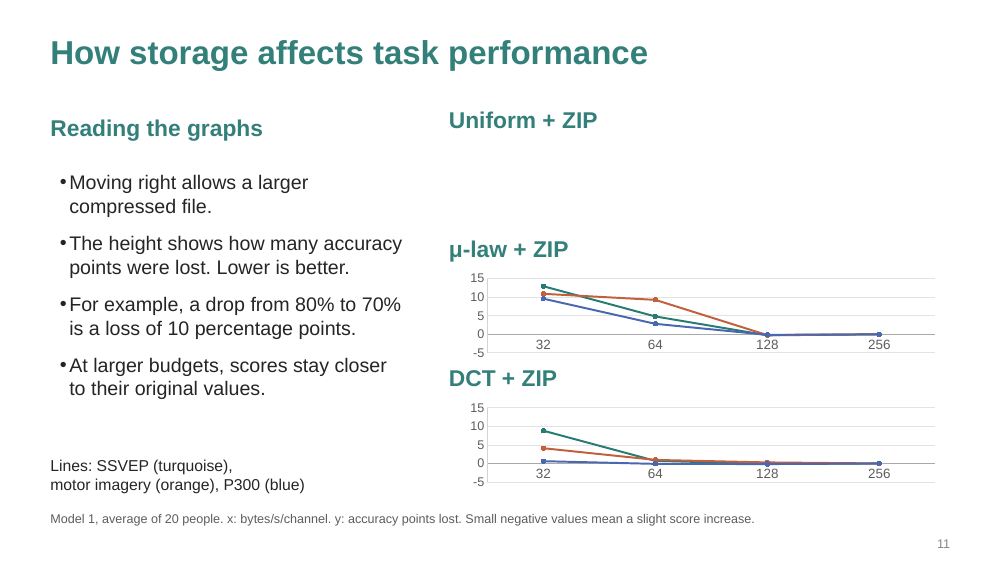
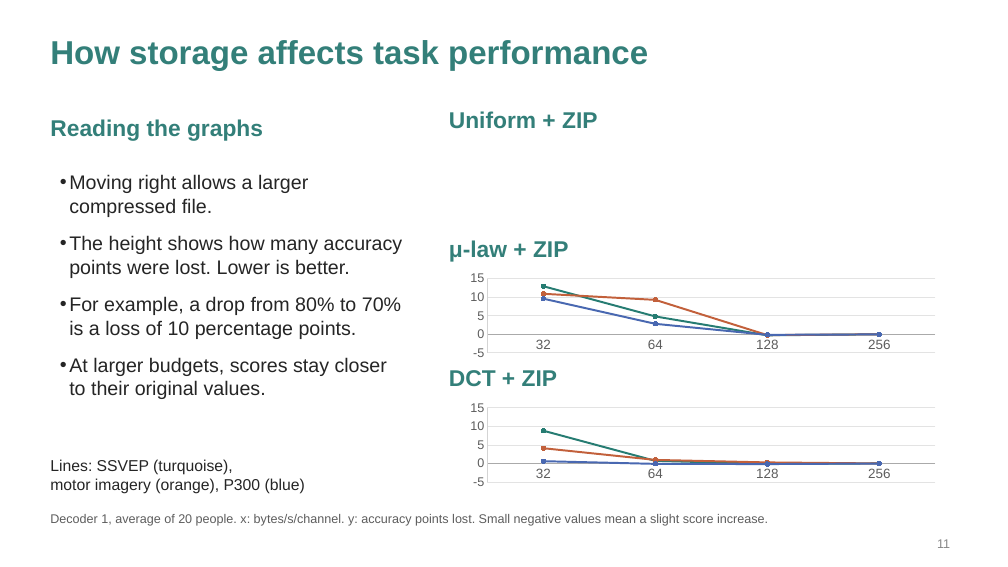
Before and after one commit to Deb044/DataCompression, a slide deck: slide 11 of output/presentation/every-bit-of-the-brain.pptx. Drawn at 1008x567 pixels with LibreOffice and Linux fonts; fonts in the diff are those of the drawing. Boxes give left, top, right and bottom in pixels: in the first picture for what was removed or moved away, otherwise in the second. Text is boxed around its words. In the diff, an @@ line names an element or a change of style, - is before the commit and + after.

Commit message:
slides: clarify decoders and task-aware compression goals

```diff
--- a/output/presentation/every-bit-of-the-brain.pptx
+++ b/output/presentation/every-bit-of-the-brain.pptx
@@ text at [50,514,768,526]: text changed @@
-Model 1, average of 20 people. x: bytes/s/channel. y: accuracy points lost. Small negative values mean a slight score increase.
+Decoder 1, average of 20 people. x: bytes/s/channel. y: accuracy points lost. Small negative values mean a slight score increase.
```
Also in this commit, not shown: 11 other slides changed, 5 other files.
